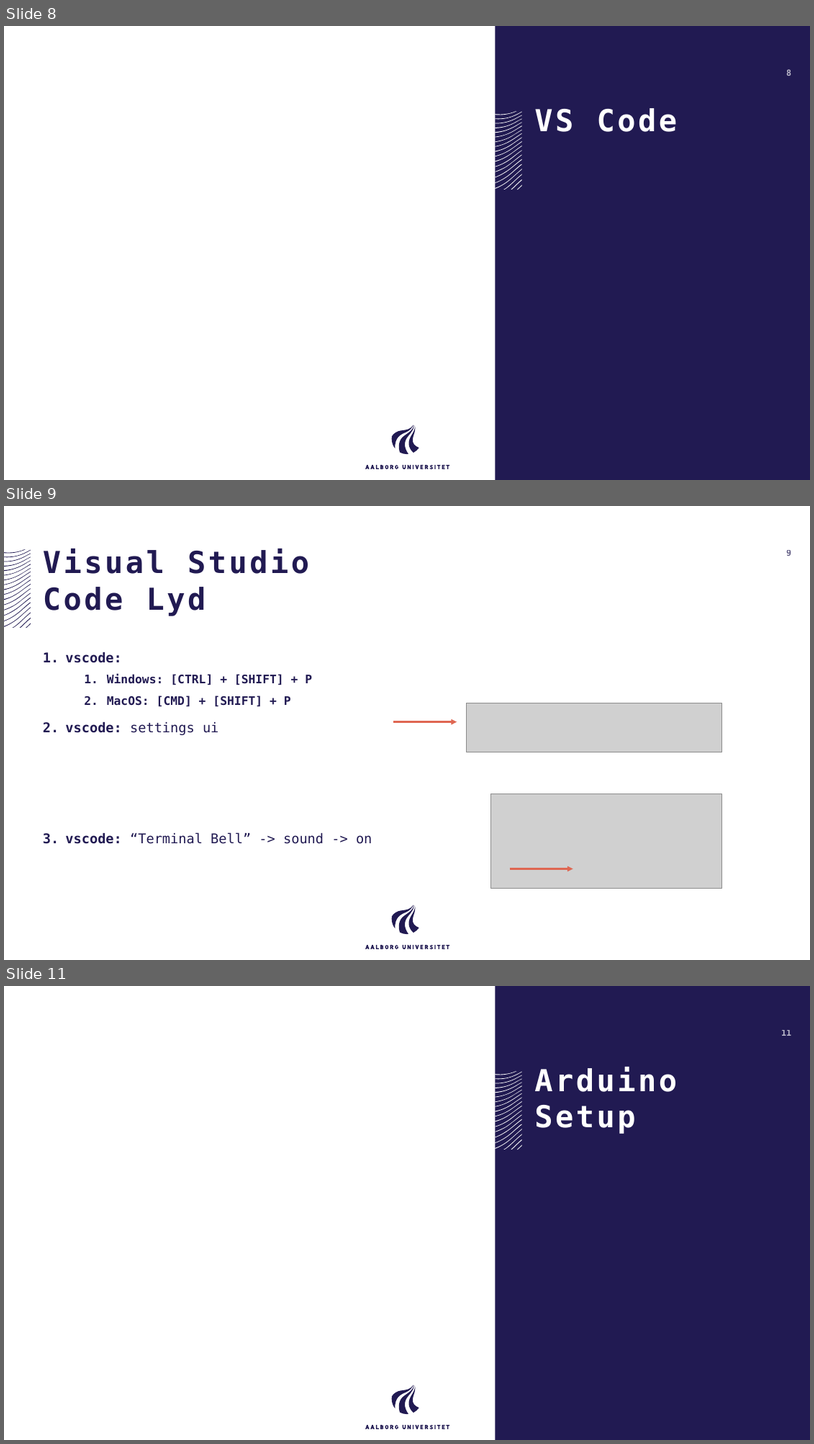
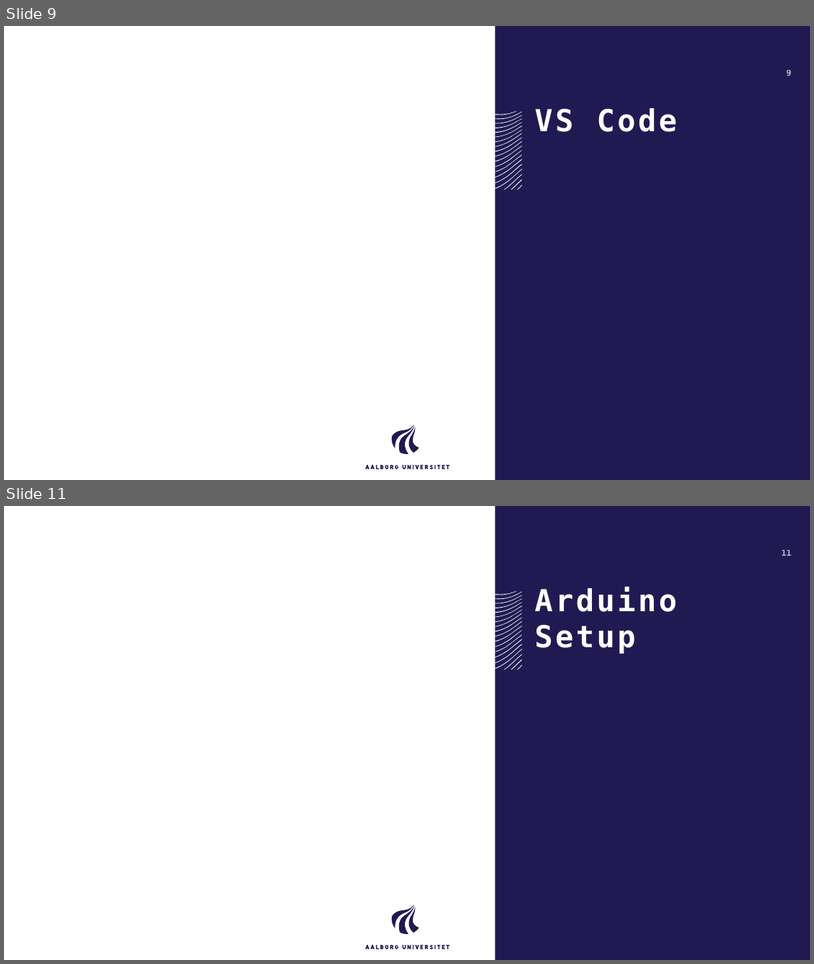
Before and after one commit to AAU-ST1-Programming/setup, a slide deck: Setup MacOS.pptx. Shown one above the other, each under a label of ours: slides 8, 9 and 11 before the commit, slides 9 and 11 after it; the slides between them are not shown. The pictures are 814x1444 and 814x964 pixels, drawn with LibreOffice and Linux fonts; fonts in the diff are those of the drawing; grey boxes stand for pictures. Boxes give left, top, right and bottom in pixels: in the first picture for what was removed or moved away, otherwise in the second. Text is boxed around its words. In the diff, an @@ line names an element or a change of style, - is before the commit and + after.

```diff
--- a/Setup MacOS.pptx
+++ b/Setup MacOS.pptx
@@ slide 9 removed at <box>4,506,810,960</box>, background #FFFFFF; not listed: 21 template elements that a slide beside it also shows @@
@@ title removed at <box>43,548,309,616</box> @@
-Visual Studio Code Lyd
@@ group removed at <box>4,549,31,628</box>: 19 freeform shapes @@
@@ page number removed at <box>787,550,792,556</box> @@
-9
@@ text removed at <box>65,652,372,844</box> @@
-1. vscode:
-  1. Windows: [CTRL] + [SHIFT] + P
-  2. MacOS: [CMD] + [SHIFT] + P
-2. vscode: settings ui
-3. vscode: “Terminal Bell” -> sound -> on
@@ picture removed at <box>467,703,723,752</box> @@
@@ arrow removed from (394, 722) to (457, 722) @@
@@ picture removed at <box>491,794,723,888</box> @@
@@ arrow removed from (510, 868) to (574, 868) @@
@@ what was slide 8 is now slide 9 @@
```
Also in this commit, not shown: 7 slides changed, 1 slide added.
